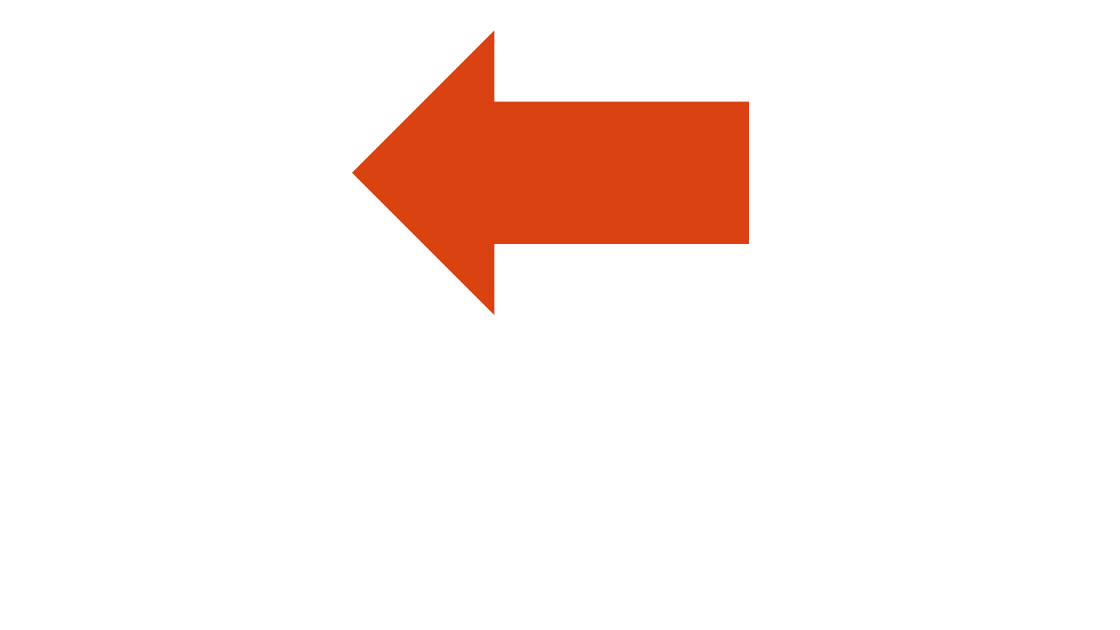
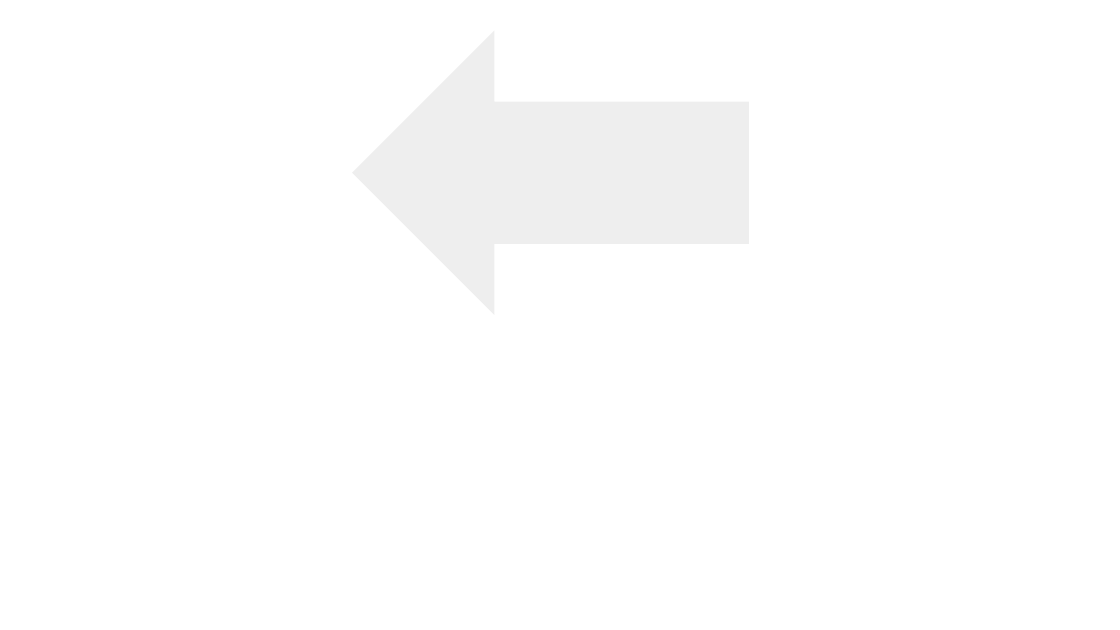
Before and after one commit to Oil-Limk/Conlangs, a slide deck: slide 1 of @src/Arrows/Arrows.pptx. Drawn at 1120x630 pixels with LibreOffice and Linux fonts; fonts in the diff are those of the drawing. Boxes give left, top, right and bottom in pixels: in the first picture for what was removed or moved away, otherwise in the second. Text is boxed around its words. In the diff, an @@ line names an element or a change of style, - is before the commit and + after.

```diff
--- a/@src/Arrows/Arrows.pptx
+++ b/@src/Arrows/Arrows.pptx
@@ right arrow at (352, 30, 749, 315): fill #D94111 to #EEEEEE @@
```
Also in this commit, not shown: 14 other files.
